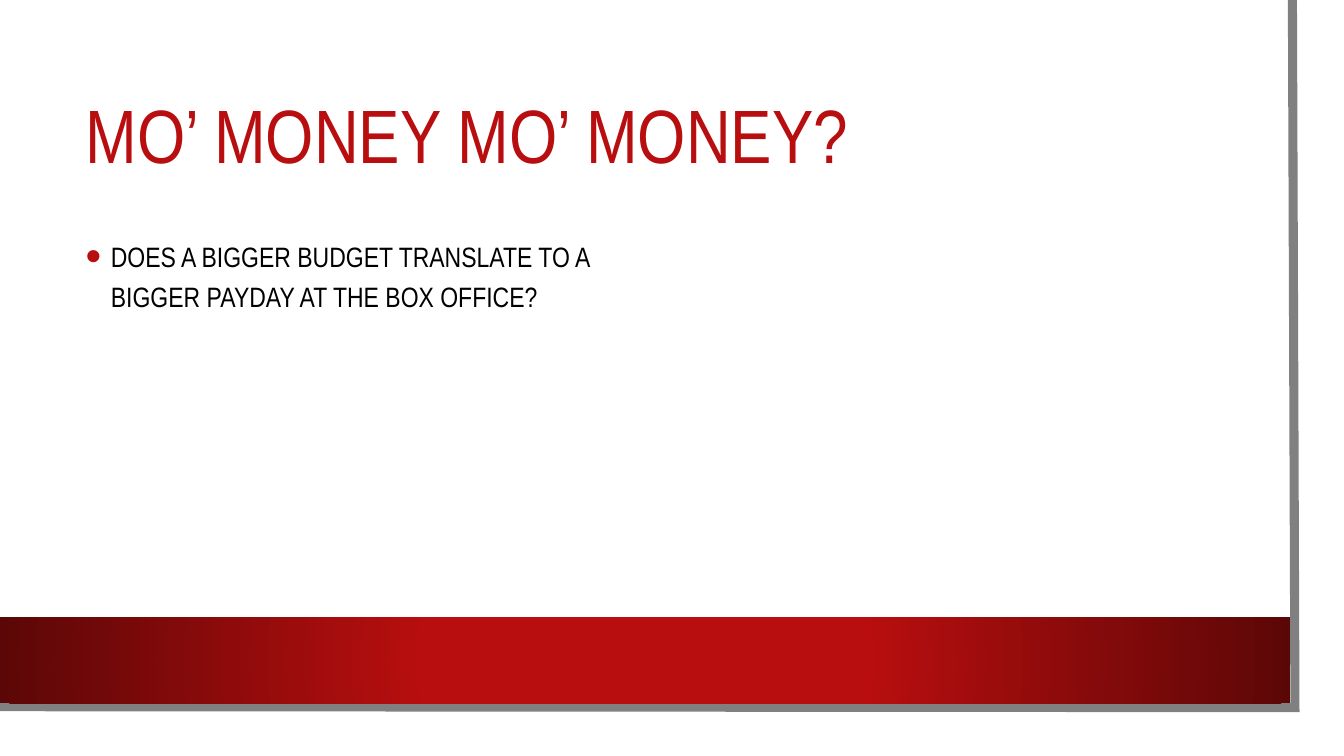
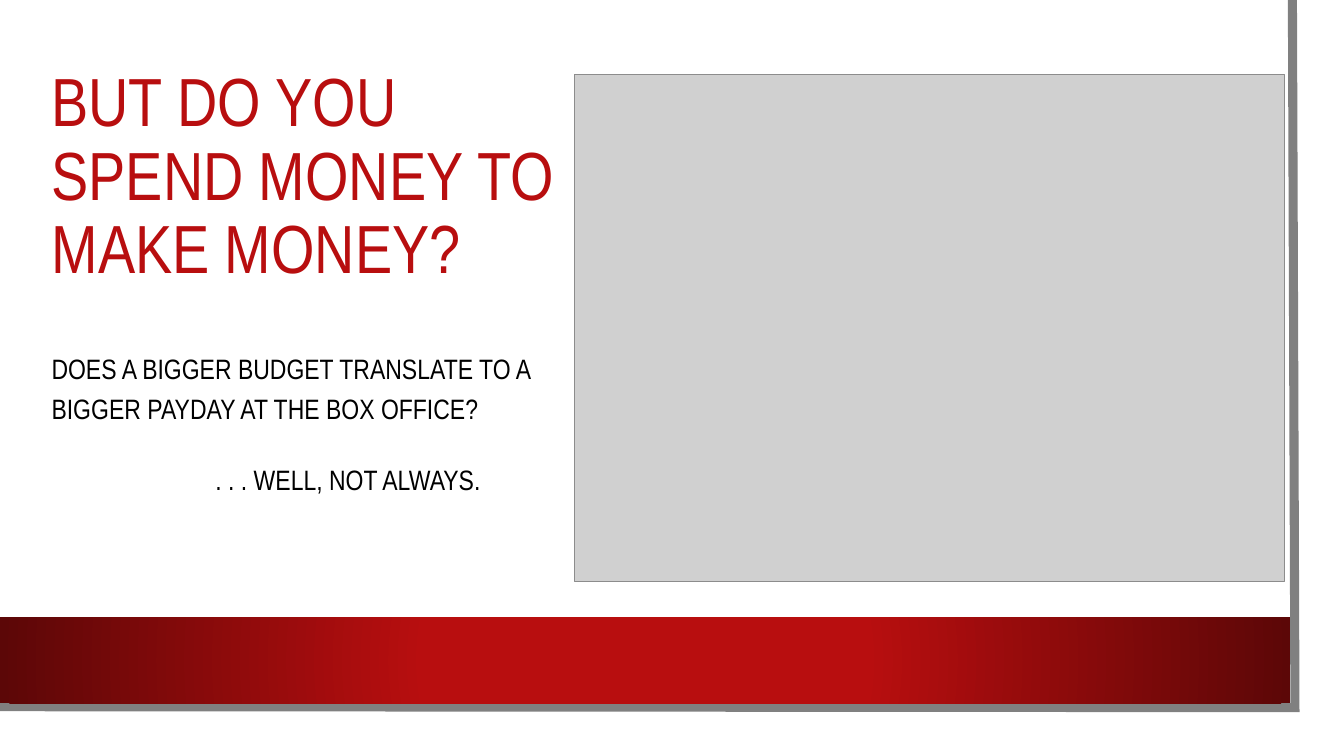
Before and after one commit to mlubin2/Movie_Project, a slide deck: slide 7 of Movie PP.pptx (slide 6 before the commit). Drawn at 1344x756 pixels with LibreOffice and Linux fonts; fonts in the diff are those of the drawing; grey boxes stand for pictures; background and template pictures are left out. Boxes give left, top, right and bottom in pixels: in the first picture for what was removed or moved away, otherwise in the second. Text is boxed around its words. In the diff, an @@ line names an element or a change of style, - is before the commit and + after.

```diff
--- a/Movie PP.pptx
+++ b/Movie PP.pptx
@@ title at (52,78,554,274): text changed; size 54 to 48.6 pt @@
-MO’ MONEY MO’ MONEY?
+BUT DO YOU
+SPEND MONEY TO
+MAKE MONEY?
@@ picture added at (575,75,1285,582) @@
@@ text "DOES A BIGGER BUDGET TRANSLATE ...": place and size @@
-text "DOES A BIGGER BUDGET TRANSLATE ..." at (111,247,590,308)
+text "DOES A BIGGER BUDGET TRANSLATE ..." at (52,359,531,420)
@@ text "DOES A BIGGER BUDGET TRANSLATE ..." at (52,359,531,420): bullet • to none @@
@@ text added at (254,470,480,494), 20 pt, text #000000 @@
+. . . WELL, NOT ALWAYS.
```
Also in this commit, not shown: 4 other slides changed, 3 slides added, 1 slide removed.
